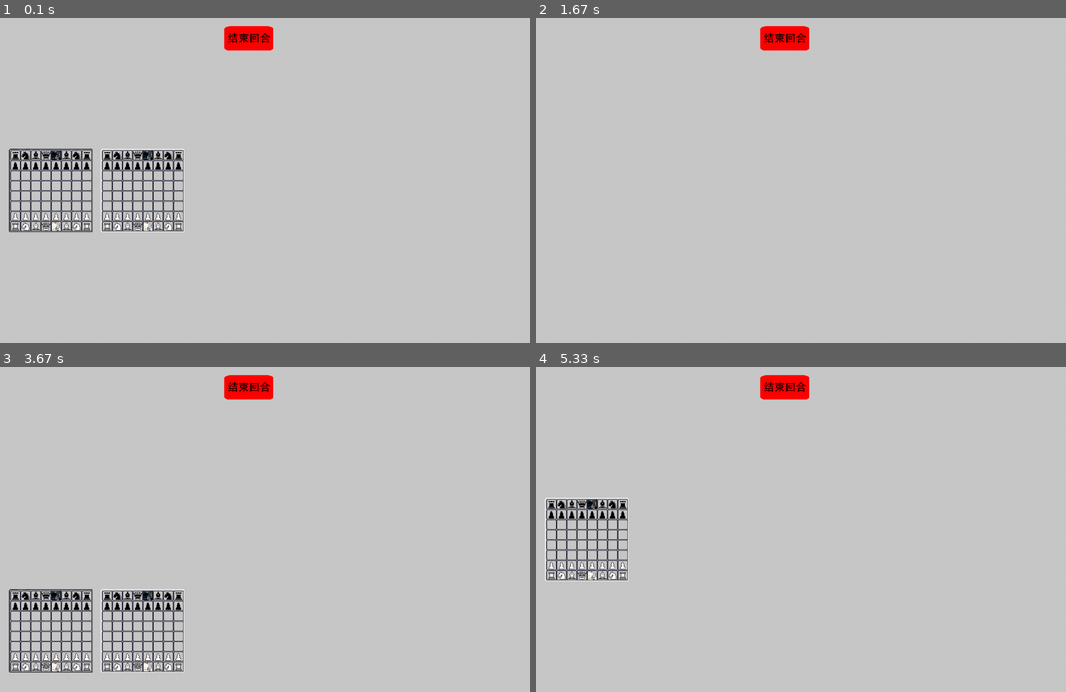
Above: before the commit, frames 1-4 (two rows, left to right).
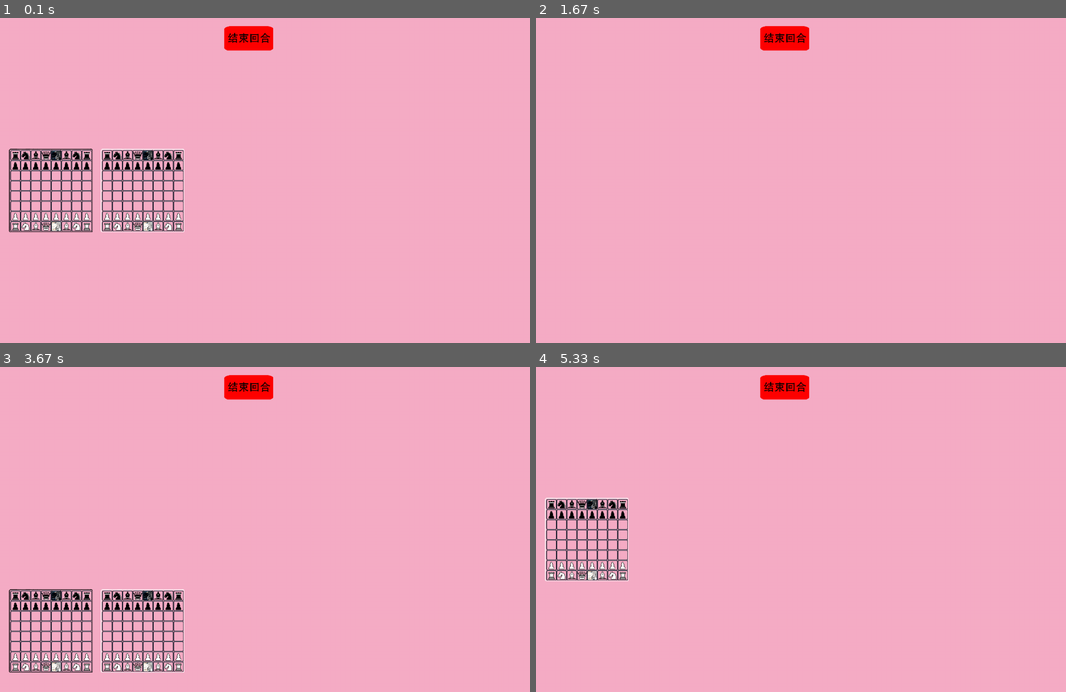
Above: after the commit, the same moments.

Repository: suyin445/chessin5d_python
Game: pygame game, started from chessin5d_pygame.py
Two runs of this game, one before a commit and one after it. Both use one fixed random seed, a clock stepped at 60 frames per second and the inputs below.
Inputs (mouse positions are in pixels of both pictures, inside the frame that each line leads up to):
- Up to frame 1 (0.1 s): no input
- Up to frame 2 (1.67 s): click (801, 180) at 0.38 s; hold D 0.67-1.13 s; hold W 1.17-1.47 s; hold D from 1.5 s (still down)
- Up to frame 3 (3.67 s): release D at 1.97 s; hold A 2-2.53 s; hold S 2.57-2.87 s; hold A 2.9-3.3 s; hold W from 3.33 s (still down)
- Up to frame 4 (5.33 s): release W at 3.7 s; hold D 3.73-4.37 s; hold S 4.4-4.77 s; hold A 4.8-5.27 s; hold D from 5.3 s (still down)

The runs differ from the first frame. In frame 1, 96% of the frame differs, in the area x 0-100%, y 0-100%; in frame 2, 99%; in frame 3, 96%; in frame 4, 98%.

Commit message:
将背景修改成了粉色，因为我觉得这样很cool!!!!!!!!!!

Diff:
--- a/chessin5d_pygame.py
+++ b/chessin5d_pygame.py
@@ -51,7 +51,7 @@
         pygame.display.set_caption('冷筱华，我真的好喜欢你啊！为了你，我要写5dc AI！')
 
     def draw_window(self):
-        self.window.fill((200, 200, 200))
+        self.window.fill((246,173,198))
         if self.chessin5d.end_turn:
             self.window.blit(self.image['can_over'], (550, 20))
         else:
